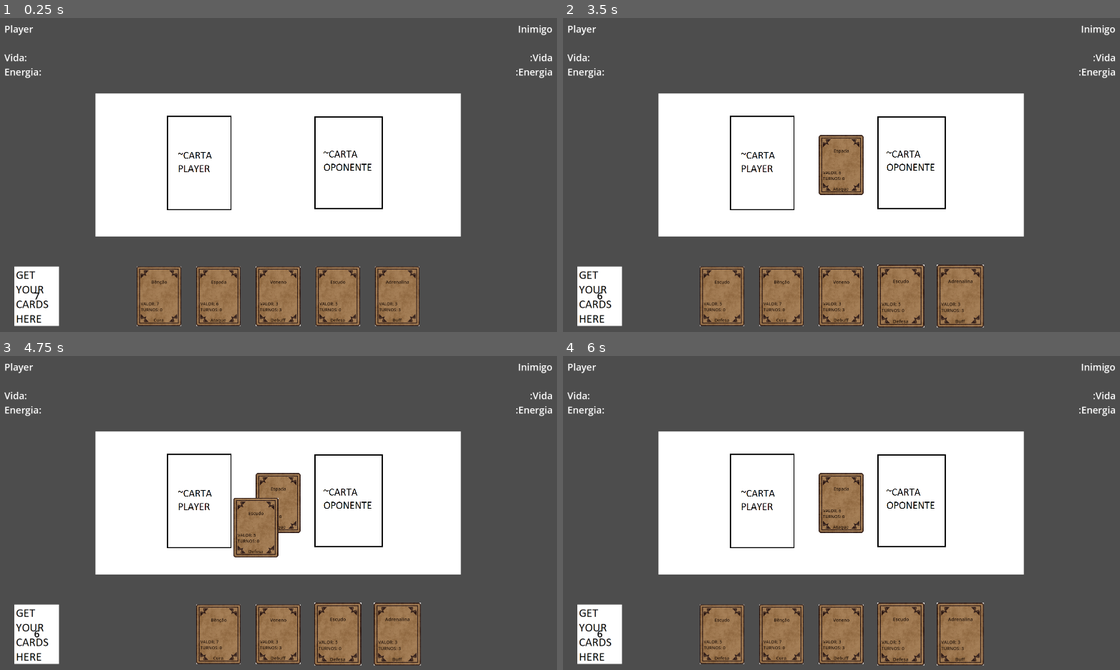
Above: before the commit, frames 1-4 (two rows, left to right).
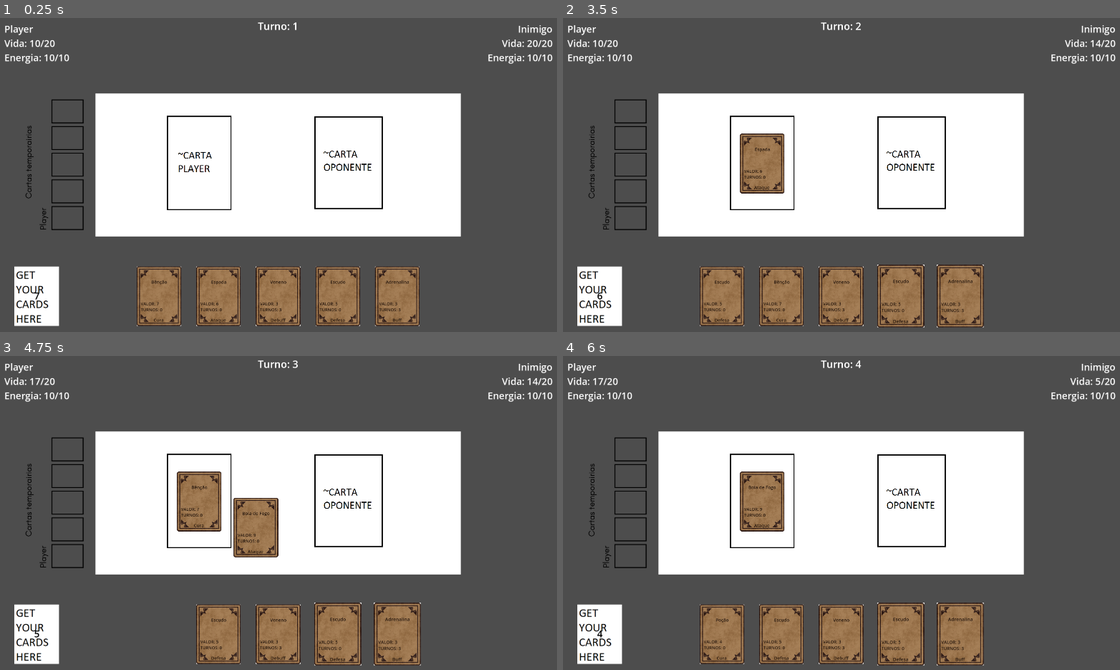
Above: after the commit, the same moments.

Repository: thenickfer/GamblersGambit
Game: Godot game, scene res://Scenes/CardScene.tscn
Same seed, same stepped clock (60 frames per second), same inputs: the game is played once before the commit and once after it.
Inputs (mouse positions are in pixels of both pictures, inside the frame that each line leads up to):
- Up to frame 1 (0.25 s): no input
- Up to frame 2 (3.5 s): tap Enter at 0.5 s; drag from (958, 297) to (780, 297) at 0.52 s; drag from (902, 297) to (724, 297) at 1.27 s; move the mouse to (841, 297) at 2.02 s; click (841, 297) at 2.17 s; tap Space at 2.75 s; drag from (780, 297) to (841, 165) at 2.77 s
- Up to frame 3 (4.75 s): drag from (217, 635) to (278, 503) at 3.52 s; drag from (161, 635) to (278, 503) at 4.27 s
- Up to frame 4 (6 s): move the mouse to (869, 513) at 5.02 s; click (869, 513) at 5.17 s; tap Enter at 5.75 s; drag from (757, 431) to (841, 503) at 5.77 s

The runs differ from the first frame. In frame 1, 1.2% of the frame differs, in the area x 0-100%, y 1-68%; in frame 2, 4.2%; in frame 3, 3.9%; in frame 4, 4.3%, in the area x 0-100%, y 1-97%.

Commit message:
add card effects, combat stats, and temporary slots

Diff:
--- a/Scenes/CardScene.tscn
+++ b/Scenes/CardScene.tscn
@@ -6,54 +6,66 @@
 [ext_resource type="PackedScene" uid="uid://chrbko46y0tm" path="res://Scenes/CardSlot.tscn" id="5_42vr3"]
 [ext_resource type="Script" uid="uid://5gkydk20d3wg" path="res://Scripts/player_hand.gd" id="5_kdtpo"]
 [ext_resource type="Script" uid="uid://6f1h2c834lxb" path="res://Scripts/input_manager.gd" id="6_kiwwe"]
-
-[sub_resource type="GDScript" id="GDScript_3wmv5"]
-script/source = "extends Node2D
-
-
-# Called when the node enters the scene tree for the first time.
-func _ready() -> void:
-	pass # Replace with function body.
-
-
-# Called every frame. 'delta' is the elapsed time since the previous frame.
-func _process(delta: float) -> void:
-	pass
-
-
-
-
-# card.gd (attached to Area2D)
-#extends Area2D
-#
-#func _ready():
-	#mouse_entered.connect(_on_mouse_entered)
-	#mouse_exited.connect(_on_mouse_exited)
-	#input_event.connect(_on_input_event)
-#
-#func _on_mouse_entered():
-	#create_tween().tween_property(self, \"scale\", Vector2(1.1, 1.1), 0.2)
-#
-#func _on_mouse_exited():
-	#create_tween().tween_property(self, \"scale\", Vector2(1, 1), 0.2)
-#
-#func _on_input_event(event):
-	#if event is InputEventMouseButton and event.pressed:
-		#print(\"Clicou na carta!\")
-"
+[ext_resource type="Texture2D" uid="uid://c8qjav1rnwrhr" path="res://Assets/card_slot_placeholder.png" id="7_slotbg"]
+[ext_resource type="Script" uid="uid://cvi4ygvi80o8" path="res://Scripts/combatant.gd" id="8_cmbt"]
+[ext_resource type="Script" uid="uid://c5xybp6y6cf3q" path="res://Scripts/game_manager.gd" id="9_gm"]
+[ext_resource type="Texture2D" uid="uid://bx5pyf0idasgg" path="res://Assets/CartasTemporarias_Placeholder.png" id="10_temp"]
 
 [sub_resource type="RectangleShape2D" id="RectangleShape2D_kkp5k"]
 size = Vector2(150, 200)
 
 [node name="Main" type="Node2D" unique_id=435446635]
-script = SubResource("GDScript_3wmv5")
+script = ExtResource("9_gm")
 metadata/_edit_horizontal_guides_ = [268.0, 752.0]
 
 [node name="CardManager" type="Node2D" parent="." unique_id=1688622068]
 script = ExtResource("2_3wmv5")
 
-[node name="CardSlot" parent="." unique_id=371871446 instance=ExtResource("5_42vr3")]
+[node name="SlotBackground" type="Sprite2D" parent="." unique_id=900100200]
+z_index = -1
 position = Vector2(960, 510)
+texture = ExtResource("7_slotbg")
+
+[node name="TempCardsBoard" type="Sprite2D" parent="." unique_id=900100201]
+z_index = -1
+position = Vector2(187, 509)
+rotation = -1.5707964
+texture = ExtResource("10_temp")
+
+[node name="PlayerTempSlots" type="Node2D" parent="." unique_id=1356773653]
+position = Vector2(199, 727)
+rotation = -1.5707964
+
+[node name="Slot0" type="Marker2D" parent="PlayerTempSlots" unique_id=1229247587]
+position = Vector2(39.999996, 52)
+scale = Vector2(0.54, 0.54)
+
+[node name="Slot1" type="Marker2D" parent="PlayerTempSlots" unique_id=1025381305]
+position = Vector2(129, 52)
+scale = Vector2(0.54, 0.54)
+
+[node name="Slot2" type="Marker2D" parent="PlayerTempSlots" unique_id=2060807567]
+position = Vector2(218, 52)
+scale = Vector2(0.54, 0.54)
+
+[node name="Slot3" type="Marker2D" parent="PlayerTempSlots" unique_id=2074534713]
+position = Vector2(307, 52)
+scale = Vector2(0.54, 0.54)
+
+[node name="Slot4" type="Marker2D" parent="PlayerTempSlots" unique_id=1832817253]
+position = Vector2(396, 52)
+scale = Vector2(0.54, 0.54)
+
+[node name="PlayerSlot" parent="." unique_id=1365476113 instance=ExtResource("5_42vr3")]
+visible = false
+position = Vector2(695, 505)
+drop_area_size = Vector2(1227, 480)
+drop_area_offset = Vector2(265, 5)
+
+[node name="OpponentSlot" parent="." unique_id=760690296 instance=ExtResource("5_42vr3")]
+visible = false
+position = Vector2(1196, 503)
+is_player_slot = false
 
 [node name="PlayerHand" type="Node2D" parent="." unique_id=761351319]
 script = ExtResource("5_kdtpo")
@@ -87,7 +99,7 @@
 position = Vector2(150, 890)
 script = ExtResource("6_kiwwe")
 
-[node name="ExemploPlayer" type="Label" parent="." unique_id=2086271339]
+[node name="PlayerStats" type="Label" parent="." unique_id=2086271339]
 offset_left = 41.0
 offset_top = 31.0
 offset_right = 165.0
@@ -97,9 +109,11 @@
 
 Vida:
 Energia:"
+script = ExtResource("8_cmbt")
+start_health = 10
 
-[node name="ExemploOponente" type="Label" parent="." unique_id=437947903]
-offset_left = 1757.0
+[node name="OpponentStats" type="Label" parent="." unique_id=437947903]
+offset_left = 1657.0
 offset_top = 31.0
 offset_right = 1881.0
 offset_bottom = 220.0
@@ -109,3 +123,14 @@
 :Vida
 :Energia"
 horizontal_alignment = 2
+script = ExtResource("8_cmbt")
+combatant_name = "Inimigo"
+
+[node name="TurnLabel" type="Label" parent="." unique_id=512094871]
+offset_left = 760.0
+offset_top = 20.0
+offset_right = 1160.0
+offset_bottom = 200.0
+theme_override_font_sizes/font_size = 34
+text = "Turno: 1"
+horizontal_alignment = 1
--- a/Scenes/CardSlot.tscn
+++ b/Scenes/CardSlot.tscn
@@ -1,10 +1,10 @@
 [gd_scene format=3 uid="uid://chrbko46y0tm"]
 
 [ext_resource type="Script" uid="uid://btwbdssuki4l3" path="res://Scripts/card_slot.gd" id="1_mt86f"]
-[ext_resource type="Texture2D" uid="uid://c8qjav1rnwrhr" path="res://Assets/card_slot_placeholder.png" id="2_mt86f"]
+[ext_resource type="Texture2D" uid="uid://c0j1xo44c0h16" path="res://Assets/cardslot_placeholder.png" id="2_mt86f"]
 
 [sub_resource type="RectangleShape2D" id="RectangleShape2D_kdtpo"]
-size = Vector2(1228, 480)
+size = Vector2(170, 220)
 
 [node name="CardSlot" type="Node2D" unique_id=371871446]
 script = ExtResource("1_mt86f")
--- a/Scripts/card_manager.gd
+++ b/Scripts/card_manager.gd
@@ -8,11 +8,13 @@
 var screen_size
 var is_hovering_on_card
 var player_hand_reference
+var game_manager_reference
 
 # Called when the node enters the scene tree for the first time.
 func _ready() -> void:
 	screen_size = get_viewport_rect().size
 	player_hand_reference = $"../PlayerHand"
+	game_manager_reference = get_parent()
 	$"../InputManager".connect("left_mouse_button_released", on_left_click_released)
 
 # Called every frame. 'delta' is the elapsed time since the previous frame.
@@ -30,14 +32,19 @@
 func finish_drag():
 	card_being_dragged.scale = Vector2(1.05, 1.05)
 	var card_slot_found = raycast_check_for_card_slot()
-	if card_slot_found and not card_slot_found.card_in_slot :
+	if card_slot_found and card_slot_found.is_player_slot:
 		player_hand_reference.remove_card_from_hand(card_being_dragged)
-		card_being_dragged.position = card_slot_found.position
-		#card_being_dragged.apply_scale(Vector2(1.5, 1.5)) arrumar depois
 		card_being_dragged.get_node("Area2D/CollisionShape2D").disabled = true
-		card_slot_found.card_in_slot = true
 
-		# MUDAR ESSA PORRA
+		# aplica efeito + acaba turno; retorna true se a carta foi pro board temporario
+		var went_to_board = game_manager_reference.play_card(card_being_dragged)
+		if not went_to_board:
+			# carta instantanea: ocupa o slot central (descarta a anterior)
+			if card_slot_found.card_in_slot and is_instance_valid(card_slot_found.card_node):
+				card_slot_found.card_node.queue_free()
+			card_being_dragged.global_position = card_slot_found.get_card_snap_position()
+			card_slot_found.card_in_slot = true
+			card_slot_found.card_node = card_being_dragged
 		$"../Deck".draw_card()
 	else:
 		player_hand_reference.add_card_to_hand(card_being_dragged, DEFAULT_CARD_MOVE_SPEED)
@@ -64,6 +71,8 @@
 		is_hovering_on_card = false
 
 func highlight_card(card, hovered):
+	if card.get_meta("on_temp_board", false):
+		return
 	if hovered:
 		card.scale = Vector2(1.05, 1.05)
 		card.z_index = 2
@@ -94,6 +103,10 @@
 	parameters.collision_mask = COLLISION_MASK_CARD_SLOT
 	var result = space_state.intersect_point(parameters)
 	if result.size()>0:
+		for hit in result:
+			var slot = hit.collider.get_parent()
+			if slot.is_player_slot:
+				return slot
 		return result[0].collider.get_parent()
 	return null
 
--- a/Scripts/card_slot.gd
+++ b/Scripts/card_slot.gd
@@ -1,3 +1,20 @@
 extends Node2D
 
+# Marque como false nos slots onde o jogador NÃO pode jogar (ex.: slot do oponente).
+@export var is_player_slot: bool = true
+@export var drop_area_size: Vector2 = Vector2(170, 220)
+@export var drop_area_offset: Vector2 = Vector2.ZERO
+
 var card_in_slot = false
+var card_node = null  # carta atualmente neste slot (descartada ao jogar outra)
+
+@onready var collision_shape: CollisionShape2D = $Area2D/CollisionShape2D
+
+func _ready() -> void:
+	var drop_shape := RectangleShape2D.new()
+	drop_shape.size = drop_area_size
+	collision_shape.shape = drop_shape
+	collision_shape.position = drop_area_offset
+
+func get_card_snap_position() -> Vector2:
+	return global_position
--- /dev/null
+++ b/Scripts/combatant.gd
@@ -0,0 +1,46 @@
+extends Label
+
+# Representa um combatente (player ou oponente): guarda vida e energia
+# e atualiza o proprio texto. As cartas chamam take_damage/heal/spend_energy
+# neste no para aplicar seus efeitos.
+
+signal died(combatant)
+
+@export var combatant_name: String = "Player"
+@export var max_health: int = 20
+@export var max_energy: int = 10
+@export var start_health: int = -1  # -1 = comeca com vida cheia (max_health)
+@export var start_energy: int = -1  # -1 = comeca com energia cheia (max_energy)
+
+var health: int
+var energy: int
+
+func _ready() -> void:
+	health = start_health if start_health >= 0 else max_health
+	energy = start_energy if start_energy >= 0 else max_energy
+	_refresh()
+
+func take_damage(amount: int) -> void:
+	health = clampi(health - amount, 0, max_health)
+	_refresh()
+	if health == 0:
+		emit_signal("died", self)
+
+func heal(amount: int) -> void:
+	health = clampi(health + amount, 0, max_health)
+	_refresh()
+
+# Tenta gastar energia. Retorna false (sem gastar) se nao houver o suficiente.
+func spend_energy(amount: int) -> bool:
+	if energy < amount:
+		return false
+	energy = clampi(energy - amount, 0, max_energy)
+	_refresh()
+	return true
+
+func gain_energy(amount: int) -> void:
+	energy = clampi(energy + amount, 0, max_energy)
+	_refresh()
+
+func _refresh() -> void:
+	text = "%s\nVida: %d/%d\nEnergia: %d/%d" % [combatant_name, health, max_health, energy, max_energy]
--- /dev/null
+++ b/Scripts/game_manager.gd
@@ -0,0 +1,132 @@
+extends Node2D
+
+# Coordena o estado do jogo: turnos, efeitos das cartas e cartas temporarias.
+#   ATTACK  -> dano imediato no oponente (somando os BUFFs ativos)
+#   CURE    -> cura imediata no player
+#   ENERGY  -> energia imediata no player
+#   BUFF    -> meus ataques causam +X de dano por Y turnos
+#   DEBUFF  -> ataques do oponente causam -X de dano por Y turnos
+#   DEFENCE -> sem sistema de escudo ainda
+# Cartas com turnos > 0 vao para o board de cartas temporarias e ficam ativas
+# ate o numero de turnos delas acabar. Por enquanto o oponente nao ataca.
+
+const CardDB = preload("res://Scripts/card_db.gd")
+
+var turn_number: int = 1
+
+var player_attack_bonus: int = 0      # quanto a MAIS os meus ataques causam
+var opponent_attack_penalty: int = 0  # quanto a MENOS os ataques do oponente causam
+
+# Cartas temporarias ativas no board. Cada item:
+#   {"card": Node, "slot": int, "action": int, "value": int, "remaining": int}
+var temp_cards = []
+var player_temp_slots = []  # Marker2D que marcam onde cada carta temporaria fica
+var occupied = []           # bool por slot
+
+@onready var player_stats = $PlayerStats
+@onready var opponent_stats = $OpponentStats
+@onready var turn_label = $TurnLabel
+@onready var temp_slots_root = $PlayerTempSlots
+
+func _ready() -> void:
+	for slot in temp_slots_root.get_children():
+		player_temp_slots.append(slot)
+		occupied.append(false)
+	_refresh_turn_label()
+
+# Chamado pelo CardManager ao jogar uma carta no slot do player.
+# Retorna true se a carta foi para o board temporario (nesse caso o CardManager
+# NAO deve coloca-la no slot central do player).
+func play_card(card) -> bool:
+	# 1) efeito imediato
+	match card.card_action:
+		CardDB.Action.ATTACK:
+			opponent_stats.take_damage(card.card_value + player_attack_bonus)
+		CardDB.Action.CURE:
+			player_stats.heal(card.card_value)
+		CardDB.Action.ENERGY:
+			player_stats.gain_energy(card.card_value)
+		_:
+			pass  # DEFENCE sem sistema; BUFF/DEBUFF ativados ao ir pro board
+	# 2) passa o turno (envelhece as temporarias que ja estavam ativas)
+	end_turn()
+	# 3) carta de varios turnos -> vai pro board e fica ativa
+	if card.card_turns > 0:
+		_place_temp_card(card)
+		_refresh_turn_label()
+		return true
+	_refresh_turn_label()
+	return false
+
+func _place_temp_card(card) -> void:
+	# ativa o modificador de dano da carta
+	if card.card_action == CardDB.Action.BUFF:
+		player_attack_bonus += card.card_value
+	elif card.card_action == CardDB.Action.DEBUFF:
+		opponent_attack_penalty += card.card_value
+	# posiciona o sprite da carta num retangulo livre do board
+	var idx = _free_slot_index()
+	if idx != -1:
+		occupied[idx] = true
+		var slot = player_temp_slots[idx]
+		card.set_meta("on_temp_board", true)
+		_snap_temp_card_to_slot(card, slot)
+		call_deferred("_snap_temp_card_to_slot", card, slot)
+	temp_cards.append({
+		"card": card,
+		"slot": idx,
+		"action": card.card_action,
+		"value": card.card_value,
+		"remaining": card.card_turns,
+	})
+
+func _snap_temp_card_to_slot(card, slot) -> void:
+	if not is_instance_valid(card) or not is_instance_valid(slot):
+		return
+	# copia explicitamente para nao manter a escala do drag/hover
+	card.global_position = slot.global_position
+	card.global_rotation = slot.global_rotation
+	card.global_scale = slot.global_scale
+
+func _free_slot_index() -> int:
+	for i in range(player_temp_slots.size()):
+		if not occupied[i]:
+			return i
+	return -1
+
+func end_turn() -> void:
+	turn_number += 1
+	_tick_temp_cards()
+
+# Envelhece cada carta temporaria; ao expirar remove efeito + sprite + libera o slot.
+func _tick_temp_cards() -> void:
+	var still_active = []
+	for entry in temp_cards:
+		entry.remaining -= 1
+		if entry.remaining > 0:
+			still_active.append(entry)
+		else:
+			_expire_temp_card(entry)
+	temp_cards = still_active
+
+func _expire_temp_card(entry) -> void:
+	if entry.action == CardDB.Action.BUFF:
+		player_attack_bonus -= entry.value
+	elif entry.action == CardDB.Action.DEBUFF:
+		opponent_attack_penalty -= entry.value
+	if entry.slot != -1:
+		occupied[entry.slot] = false
+	if is_instance_valid(entry.card):
+		entry.card.queue_free()
+
+# Dano que um ataque do oponente causaria, ja descontando os debuffs ativos.
+func opponent_attack_damage(base: int) -> int:
+	return max(0, base - opponent_attack_penalty)
+
+func _refresh_turn_label() -> void:
+	var txt = "Turno: %d" % turn_number
+	if player_attack_bonus > 0:
+		txt += "\nMeu ataque: +%d" % player_attack_bonus
+	if opponent_attack_penalty > 0:
+		txt += "\nAtaque inimigo: -%d" % opponent_attack_penalty
+	turn_label.text = txt
--- a/project.godot
+++ b/project.godot
@@ -18,7 +18,6 @@
 
 window/size/viewport_width=1920
 window/size/viewport_height=1080
-window/size/mode=3
 
 [physics]
 
Binary file added: Assets/CartasTemporarias_Placeholder.png
Not shown, added: Assets/CartasTemporarias_Placeholder.png.import
Not shown, added: Scripts/combatant.gd.uid
Not shown, added: Scripts/game_manager.gd.uid
